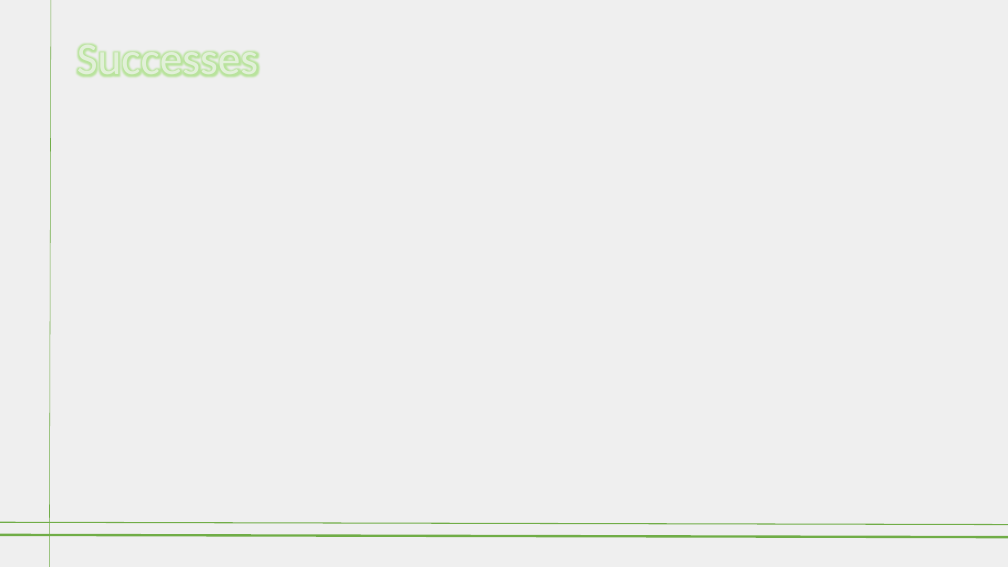
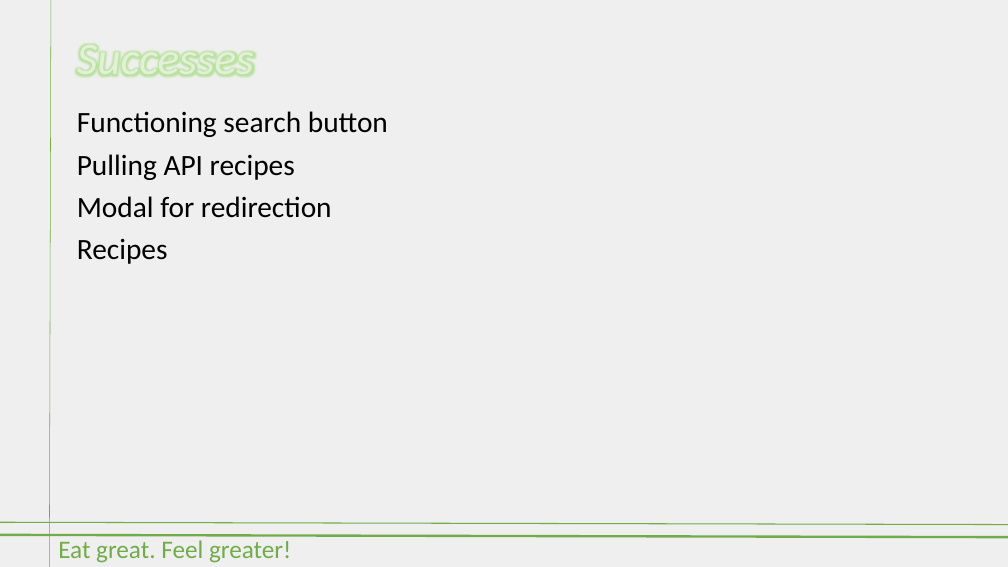
Before and after one commit to stanno03/Fridge-Fren, a slide deck: slide 8 of Fridge Fren.pptx. Drawn at 1008x567 pixels with LibreOffice and Linux fonts; fonts in the diff are those of the drawing. Boxes give left, top, right and bottom in pixels: in the first picture for what was removed or moved away, otherwise in the second. Text is boxed around its words. In the diff, an @@ line names an element or a change of style, - is before the commit and + after.

```diff
--- a/Fridge Fren.pptx
+++ b/Fridge Fren.pptx
@@ text added at [77, 111, 388, 264], 28 pt, text #000000 @@
+Functioning search button
+Pulling API recipes
+Modal for redirection
+Recipes
@@ text added at [58, 540, 291, 563], 24 pt, text #70AD47 @@
+Eat great. Feel greater!
```
Also in this commit, not shown: 10 other slides changed.
